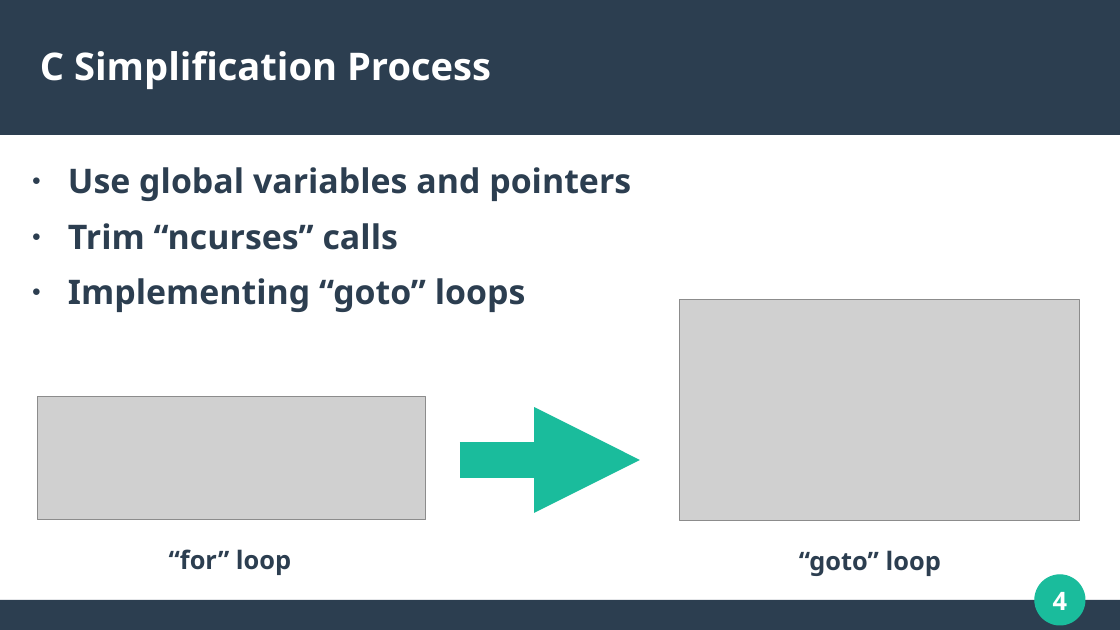
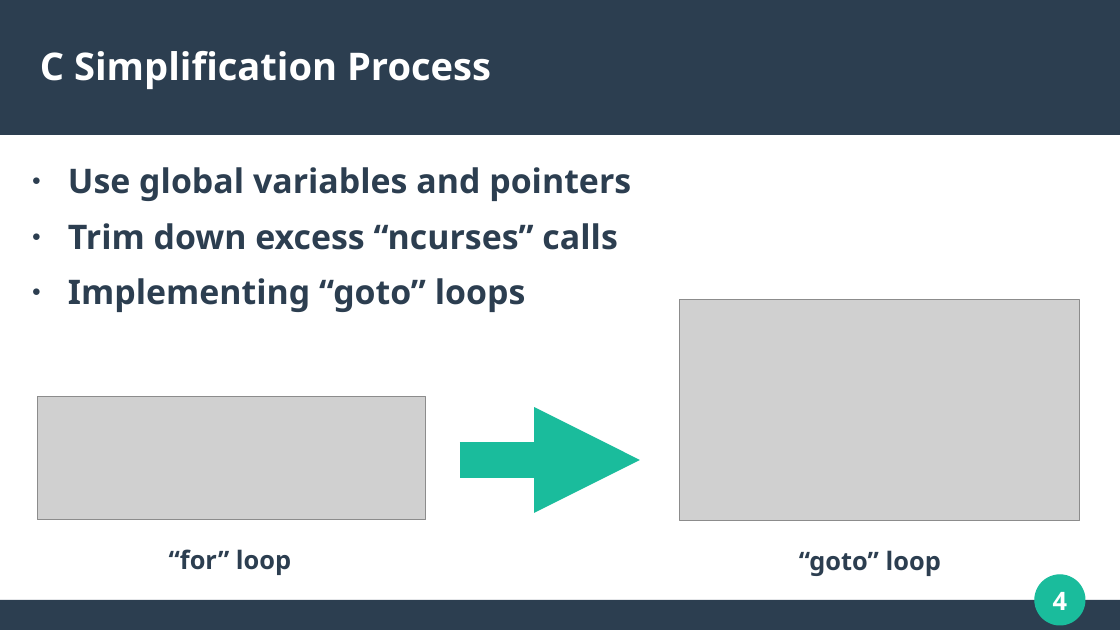
Before and after one commit to MKP157/mattris-asm, a slide deck: slide 4 of pres/cs2253pres.odp. Drawn at 1120x630 pixels with LibreOffice and Linux fonts; fonts in the diff are those of the drawing; grey boxes stand for pictures. Boxes give left, top, right and bottom in pixels: in the first picture for what was removed or moved away, otherwise in the second. Text is boxed around its words. In the diff, an @@ line names an element or a change of style, - is before the commit and + after.

```diff
--- a/pres/cs2253pres.odp
+++ b/pres/cs2253pres.odp
@@ text at [68,223,617,250]: text changed @@
-● Trim “ncurses” calls
+● Trim down excess “ncurses” calls
```
Also in this commit, not shown: 3 other slides changed, 2 slides added, 1 slide removed, 4 other files.
